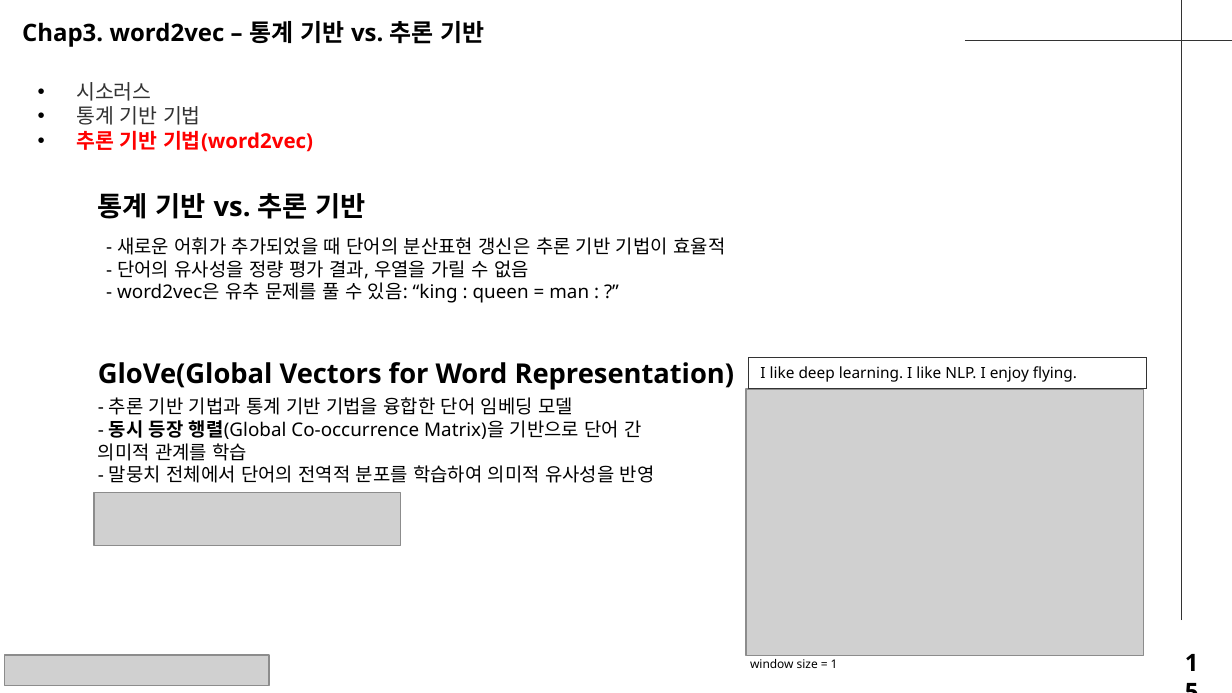
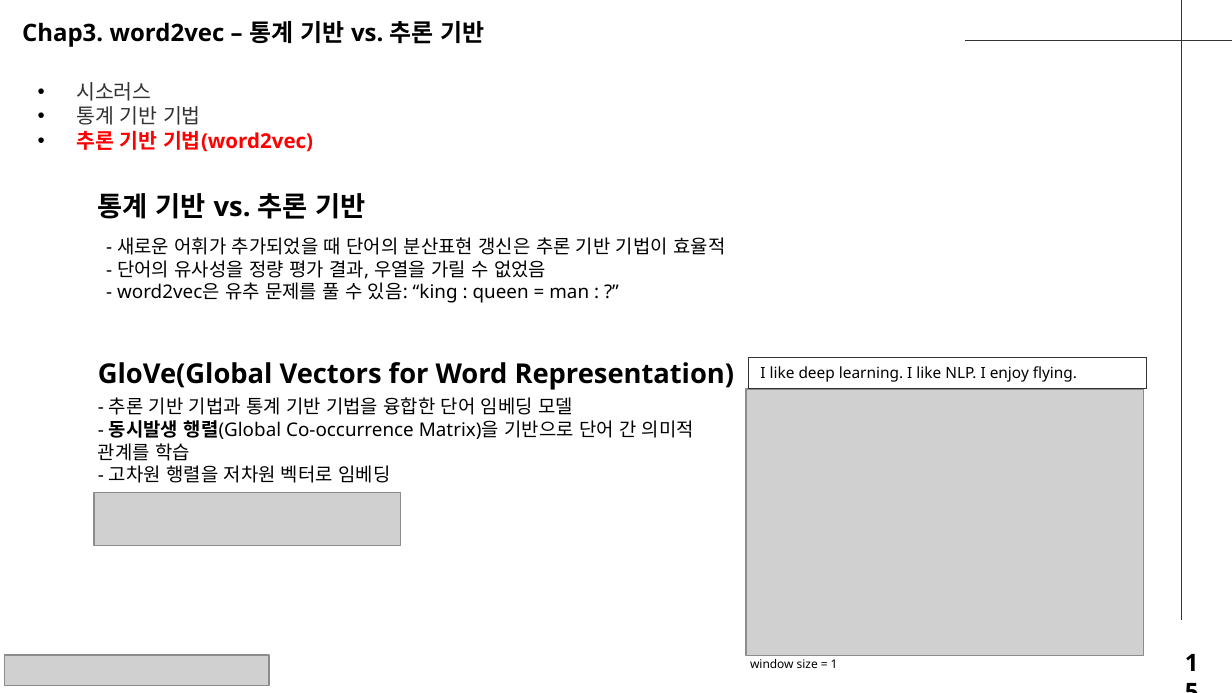
Before and after one commit to seungdeng/Deep-Learning-from-Scratch, a slide deck: slide 15 of study/발표자료/20250220_밑딥2_이승건_chap2345발표자료_NotoSans.pptx. Drawn at 1232x693 pixels with LibreOffice and Linux fonts; fonts in the diff are those of the drawing; grey boxes stand for pictures. Boxes give left, top, right and bottom in pixels: in the first picture for what was removed or moved away, otherwise in the second. Text is boxed around its words. In the diff, an @@ line names an element or a change of style, - is before the commit and + after.

```diff
--- a/study/발표자료/20250220_밑딥2_이승건_chap2345발표자료_NotoSans.pptx
+++ b/study/발표자료/20250220_밑딥2_이승건_chap2345발표자료_NotoSans.pptx
@@ text at (117,237,725,303): text changed @@
-- 새로운 어휘가 추가되었을 때 단어의 분산표현 갱신은 추론 기반 기법이 효율적
-- 단어의 유사성을 정량 평가 결과, 우열을 가릴 수 없음
-- word2vec은 유추 문제를 풀 수 있음: “king : queen = man : ?”
+- 새로운 어휘가 추가되었을 때 단어의 분산표현 갱신은 추론 기반 기법이 효율적
+- 단어의 유사성을 정량 평가 결과, 우열을 가릴 수 없었음
+- word2vec은 유추 문제를 풀 수 있음: “king : queen = man : ?”
@@ text at (98,397,694,483): text changed @@
-- 추론 기반 기법과 통계 기반 기법을 융합한 단어 임베딩 모델
-- 동시 등장 행렬(Global Co-occurrence Matrix)을 기반으로 단어 간 의미적 관계를 학습
-- 말뭉치 전체에서 단어의 전역적 분포를 학습하여 의미적 유사성을 반영
+- 추론 기반 기법과 통계 기반 기법을 융합한 단어 임베딩 모델
+- 동시발생 행렬(Global Co-occurrence Matrix)을 기반으로 단어 간 의미적 관계를 학습
+- 고차원 행렬을 저차원 벡터로 임베딩
```
Also in this commit, not shown: 7 other slides changed.
